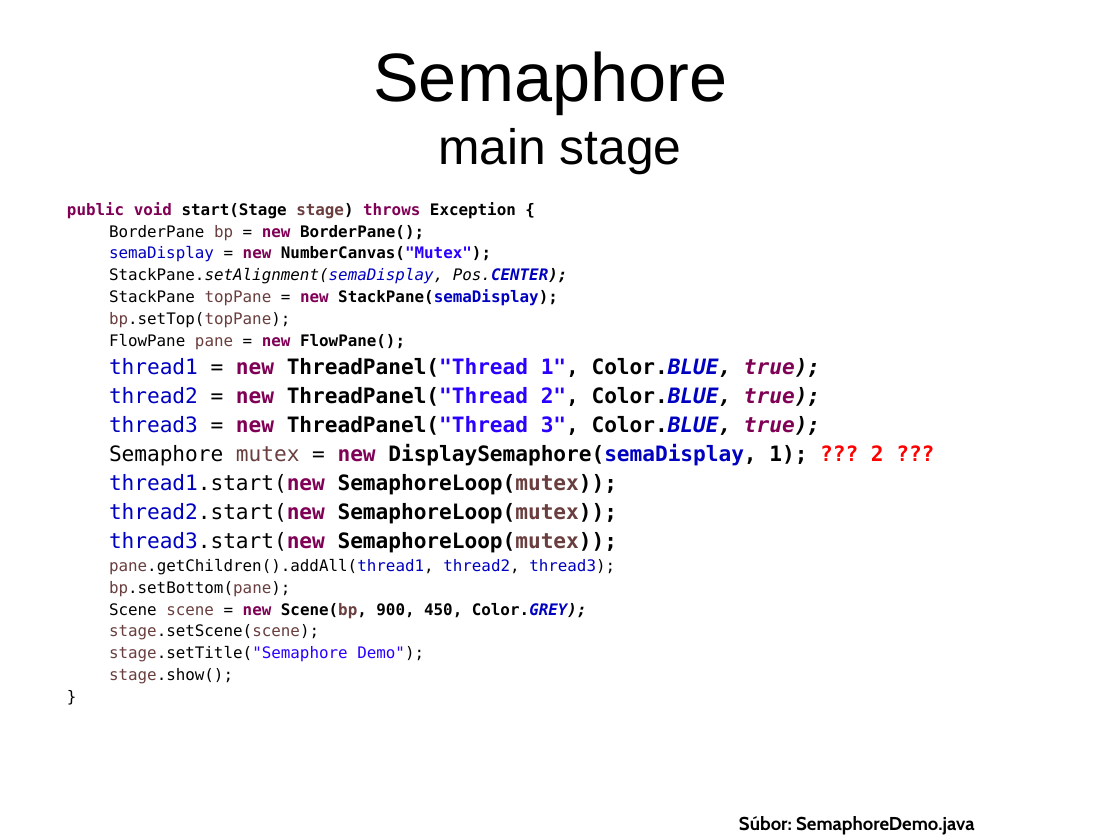
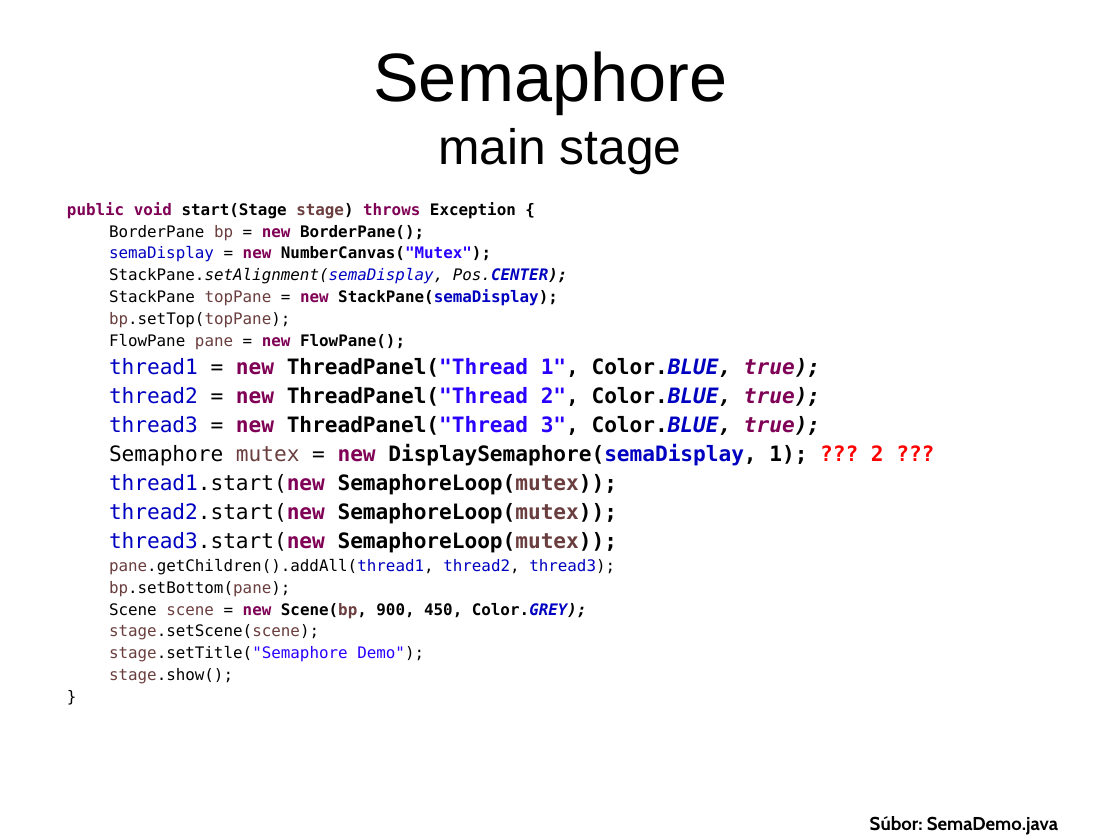
Before and after one commit to Programovanie4/Prednasky, a slide deck: slide 21 of 09/09_java.ppt. Drawn at 1120x840 pixels with LibreOffice and Linux fonts; fonts in the diff are those of the drawing. Boxes give left, top, right and bottom in pixels: in the first picture for what was removed or moved away, otherwise in the second. Text is boxed around its words. In the diff, an @@ line names an element or a change of style, - is before the commit and + after.

```diff
--- a/09/09_java.ppt
+++ b/09/09_java.ppt
@@ text at (x1=870, y1=816, x2=1058, y2=835): text changed @@
-Súbor: SemaphoreDemo.java
+Súbor: SemaDemo.java
```
Also in this commit, not shown: 7 other slides changed, 3 other files.
